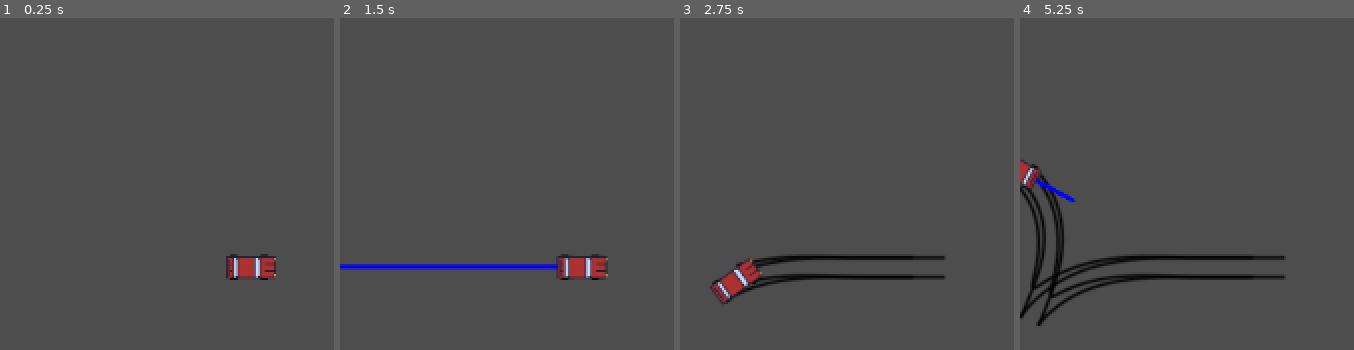
Above: before the commit, frames 1-4 (left to right).
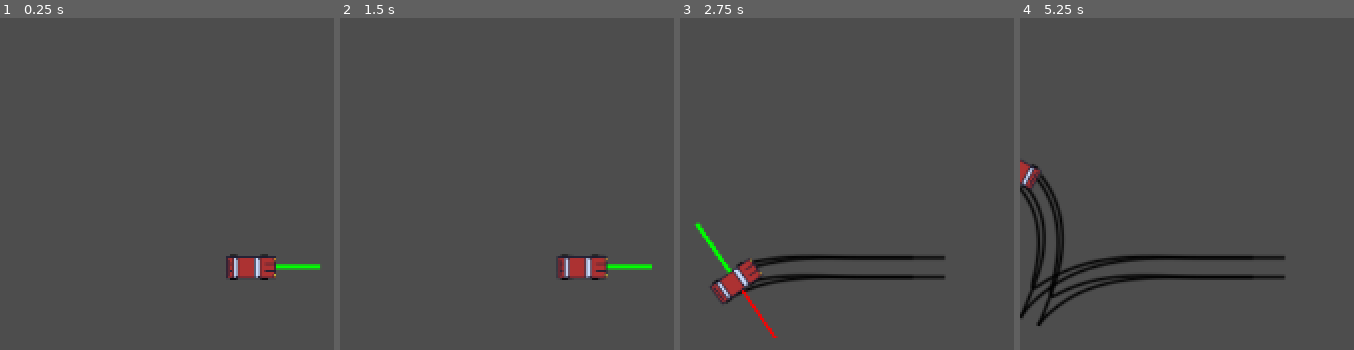
Above: after the commit, the same moments.

Repository: bigmanchadley/2d-car-game
Game: Godot game, scene res://scenes/car.tscn
Two runs of this game, one before a commit and one after it. Both use one fixed random seed, a clock stepped at 60 frames per second and the inputs below.
Inputs:
- Up to frame 1 (0.25 s): no input
- Up to frame 2 (1.5 s): tap Enter at 0.5 s; hold D (P1_Right) 0.53-1.28 s; tap Down (P2_Backward) at 0.6 s; tap Space at 1.25 s; hold S (P1_Backward) from 1.28 s (still down); tap Up (P2_Forward) at 1.35 s
- Up to frame 3 (2.75 s): release S (P1_Backward) at 2.03 s; hold D (P1_Right) from 2.03 s (still down); tap Left (P2_Left) at 2.1 s
- Up to frame 4 (5.25 s): release D (P1_Right) at 2.78 s; hold W (P1_Forward) 2.78-3.53 s; tap Right (P2_Right) at 2.85 s; hold A (P1_Left) 3.53-5.03 s; tap Down (P2_Backward) at 3.6 s; tap Enter at 4.25 s; tap Up (P2_Forward) at 4.35 s; tap Space at 5 s; hold S (P1_Backward) from 5.03 s (still down); tap Left (P2_Left) at 5.1 s

The runs differ from the first frame. In frame 1, 0.2% of the frame differs, in the area x 82-96%, y 74-76%; in frame 2, 1.4%, in the area x 0-94%, y 74-76%; in frame 3, 0.5%; in frame 4, 0.2%.

Commit message:
simplified turning inputs

Diff:
--- a/scripts/car_script.gd
+++ b/scripts/car_script.gd
@@ -14,6 +14,9 @@
 ##### Variables #####
 var l = 0.0
 var r = 0.0
+
+var fwd_input
+var bwd_input
 
 var turn_left = Vector2(0,0)
 var turn_right = Vector2(0,0)
@@ -63,16 +66,16 @@
 ####################################### DEBUGGER ###############################################
 func _draw():
 
-# 	draw_line(Vector2.ZERO, global_transform.basis_xform_inv(steer_dir) * 50, Color(0, 1, 0), 3)
-	# #draw_line(Vector2.ZERO, turn_left * 50, Color(1, 0, 0), 2)
-	# #draw_line(Vector2.ZERO, turn_right * 50, Color(1, 0, 0), 2)
+	draw_line(Vector2.ZERO, global_transform.basis_xform_inv(steer_dir) * 50, Color(0, 1, 0), 3)
+	draw_line(Vector2.ZERO, global_transform.basis_xform_inv(turn_left) * 50, Color(1, 0, 0), 2)
+	draw_line(Vector2.ZERO, global_transform.basis_xform_inv(turn_right) * 50, Color(1, 0, 0), 2)
 	# #draw_line(Vector2.ZERO, accel_dir_debug * 50, Color(0, 0, 1), 2)
 	# draw_line(Vector2.ZERO, global_transform.basis_xform_inv(dynamic_etr_left) * 50, Color(1,0,0), 4)
 	# draw_line(Vector2.ZERO, global_transform.basis_xform_inv(dynamic_etr_right) * 50, Color(1,0,0), 4)
 	# #draw_line(Vector2.ZERO, new_etr * 50, Color(0,0,1), 4)
 	#draw_line(Vector2.ZERO, global_transform.basis_xform_inv(velocity) * 2, Color(1,1,1), 5) # white
 	# #draw_line(Vector2.ZERO, global_transform.basis_xform_inv(accel_dir) * 50, Color(1,0,1), 4) # pink
-	draw_line(Vector2.ZERO, global_transform.basis_xform_inv(force_addition) * 50, Color(0,0,1), 3) #blue
+	#draw_line(Vector2.ZERO, global_transform.basis_xform_inv(force_addition) * 50, Color(0,0,1), 3) #blue
 	# #draw_line(Vector2.ZERO, global_transform.basis_xform_inv(maintained_vel) * 2, Color(1,1,0), 4) #yellow
 	# #draw_line(Vector2.ZERO, global_transform.basis_xform_inv(transferred_vel) * 2, Color(0,1,1), 3) #teal
 	# #draw_line(Vector2.ZERO, global_transform.basis_xform_inv(perp_vector) * 52, Color(0,0,1), 3) #blue
@@ -103,8 +106,6 @@
 	# Gather Inputs: Forward/Backward
 	var fwd_dir = Vector2.UP.rotated(rotation)
 
-	var fwd_input
-	var bwd_input
 	var brake_check
 	if Input.is_action_pressed(input_up):
 		fwd_input = Vector2(0, -1)
@@ -120,32 +121,37 @@
 	# Store Acceleration direction
 	accel_dir = (fwd_input + bwd_input).rotated(rotation).normalized()
 
-	# Gather Inputs: Left/Right
-	turn_left = Vector2(0,0)
-	turn_right = Vector2(0,0)
+
+	#############################################################################
+	# Gather Inputs: Left/Right #################################################
+
 
 	if Input.is_action_pressed(input_left):
-		l = min(l + delta, 1.0) # this clamps 0 and 1
-		turn_left = Vector2(-0.573576 * l, -0.819152).rotated(rotation) # up to 35 degree angle (aproximately)
-		$Sprite2D.frame = 1
-	else:
-		l = 0
+		turn_left = Vector2.LEFT.rotated(rotation)
+	else:
+		turn_left = Vector2(0,0)
 
 	if Input.is_action_pressed(input_right):
-		r = min(r + delta, 1.0) # this clamps 0 and 1
-		turn_right = Vector2(0.573576 * r, -0.819152).rotated(rotation) # 35 degrees
-		$Sprite2D.frame = 2
-	else:
-		r = 0
+		turn_right = Vector2.RIGHT.rotated(rotation)
+	else:
+		turn_right = Vector2(0,0)
+
 	var reverse_correct = sign(fwd_dir.dot(velocity))
+	if reverse_correct == 0:
+		reverse_correct = 1
 
 	steer_dir = (turn_left + turn_right).normalized() * reverse_correct
 	if steer_dir == Vector2(0,0):
 		steer_dir = fwd_dir
-
+	rot_dir = fwd_dir.cross(steer_dir)
+	#############################################################################
 	# Car Sprite Switcher #######################################################
 	if steer_dir == fwd_dir:
 		$Sprite2D.frame = 0
+	elif steer_dir == turn_left:
+		$Sprite2D.frame = 1
+	elif steer_dir == turn_right:
+		$Sprite2D.frame = 2
 	#############################################################################
 	# Braking #############################################################
 
@@ -289,7 +295,7 @@
 	#print_debug("misalignment:	", misalignment)
 	#############################################################################
 	# Rotation Momentum #########################################################
-	rot_dir = -sign(steer_degree)
+	#rot_dir = -sign(steer_degree)
 	var rot_speed = 4
 	# rot_traction: When aligned traction = 1 down to 0.5 at 90 degree slide
 					# however, when velocity = 0, rot_traction needs to = 0
